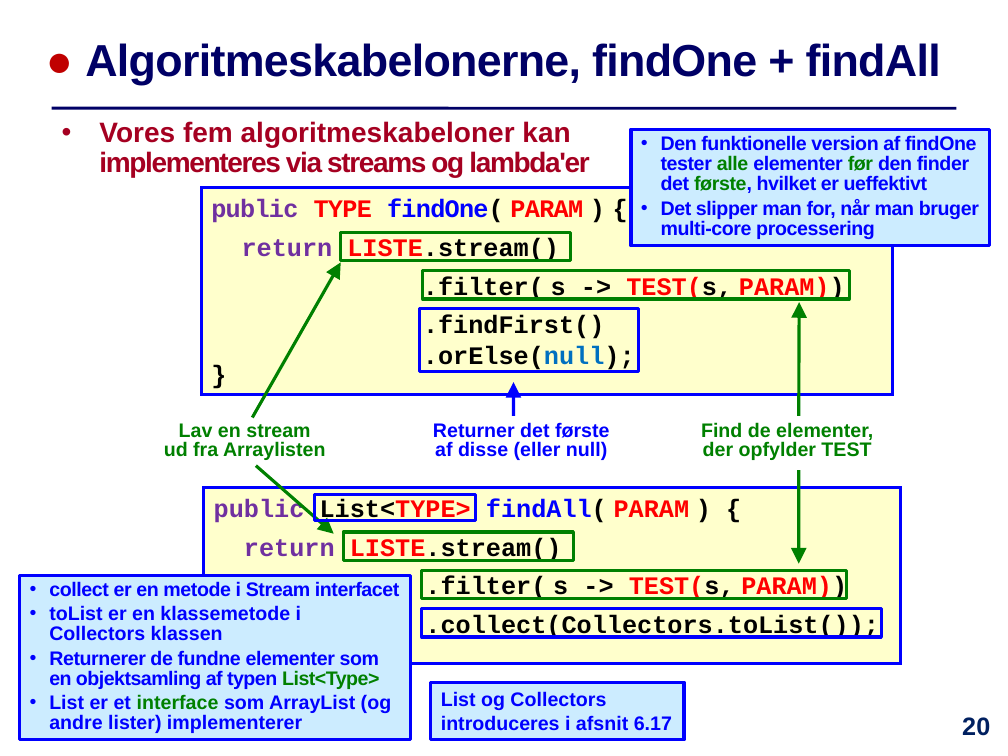
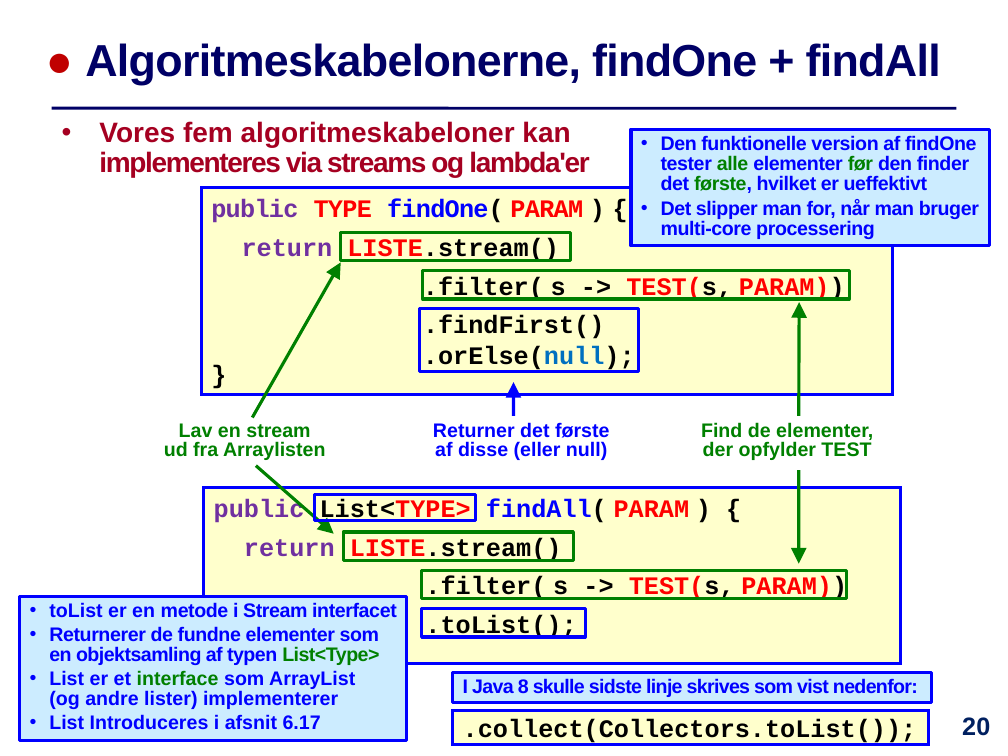
Before and after one commit to IntProgAU/Materiale, a slide deck: slide 20 of web/e23/uge_5b/Slides-Uge5-Torsdag.pptx. Drawn at 1008x756 pixels with LibreOffice and Linux fonts; fonts in the diff are those of the drawing. Boxes give left, top, right and bottom in pixels: in the first picture for what was removed or moved away, otherwise in the second. Text is boxed around its words. In the diff, an @@ line names an element or a change of style, - is before the commit and + after.

```diff
--- a/web/e23/uge_5b/Slides-Uge5-Torsdag.pptx
+++ b/web/e23/uge_5b/Slides-Uge5-Torsdag.pptx
@@ rectangle "toList er en metode i ...": place and size @@
-rectangle "toList er en metode i ..." at box(20, 576, 410, 740)
+rectangle "toList er en metode i ..." at box(20, 597, 407, 741)
@@ text in rectangle at box(49, 602, 397, 618): text changed @@
-• collect er en metode i Stream interfacet
-• toList er en klassemetode i Collectors klassen
+• toList er en metode i Stream interfacet
@@ rectangle: place and size @@
-rectangle at box(421, 609, 881, 637)
+rectangle at box(421, 609, 585, 637)
@@ text in rectangle at box(425, 615, 576, 639): text changed @@
-.collect(Collectors.toList());
+.toList();
@@ rectangle "I Java 8 skulle sidste ...": place and size @@
-rectangle "I Java 8 skulle sidste ..." at box(431, 682, 684, 740)
+rectangle "I Java 8 skulle sidste ..." at box(453, 672, 931, 703)
@@ text in rectangle at box(463, 677, 918, 697): text changed @@
-List og Collectors introduceres i afsnit 6.17
+I Java 8 skulle sidste linje skrives som vist nedenfor:
@@ text in rectangle at box(49, 714, 321, 730): paragraph added @@
+• List Introduceres i afsnit 6.17
@@ rectangle added at box(453, 711, 928, 745), fill #FFFFCC, outline #0000FF 2.25 pt, 18 pt, text #000000, bold @@
+.collect(Collectors.toList());
```
Also in this commit, not shown: 1 other slide changed, 2 other files.
